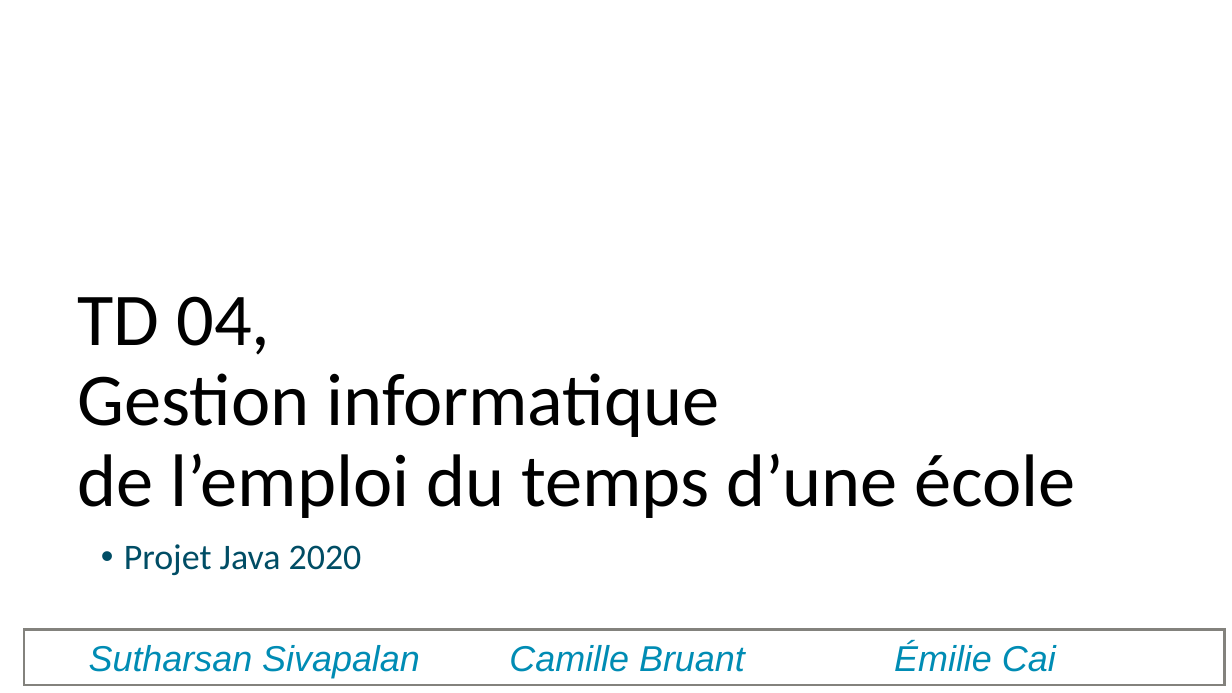
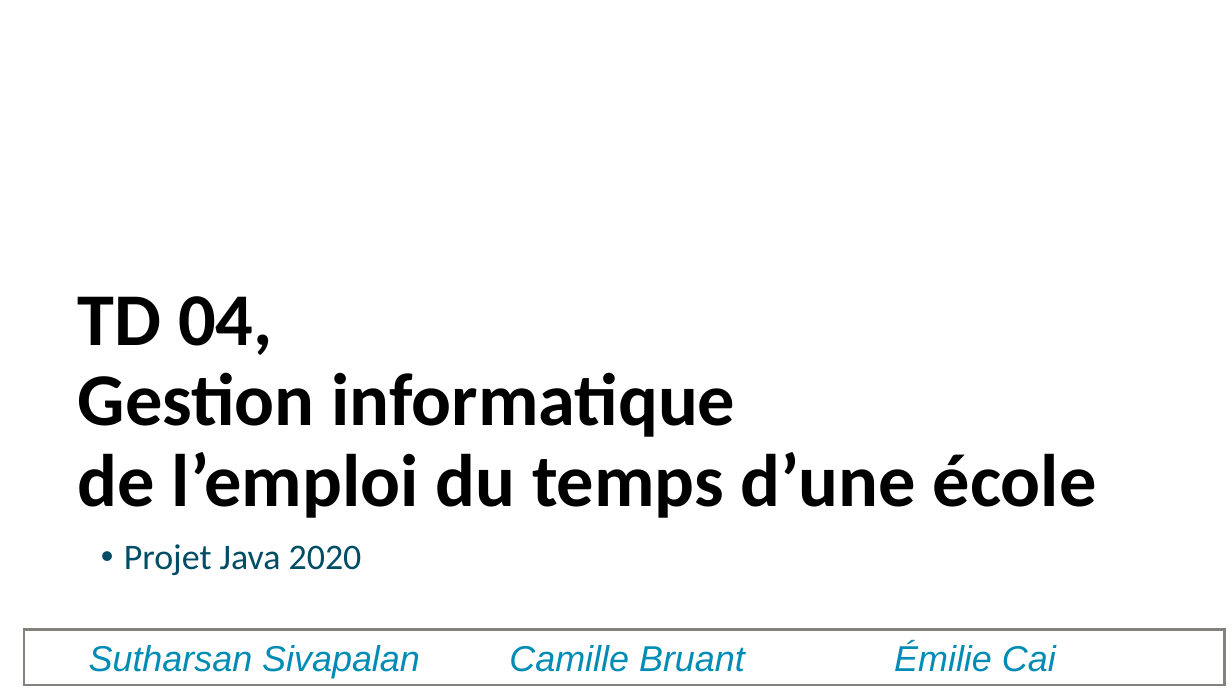
Before and after one commit to ellerynn/ProjetJava, a slide deck: slide 1 of presentation.pptx. Drawn at 1232x693 pixels with LibreOffice and Linux fonts; fonts in the diff are those of the drawing; background and template pictures are left out. Boxes give left, top, right and bottom in pixels: in the first picture for what was removed or moved away, otherwise in the second. Text is boxed around its words. In the diff, an @@ line names an element or a change of style, - is before the commit and + after.

```diff
--- a/presentation.pptx
+++ b/presentation.pptx
@@ text "TD 04," at bbox=[78, 296, 1097, 518]: bold on @@
```
Also in this commit, not shown: 1 other slide changed, 13 other files.
